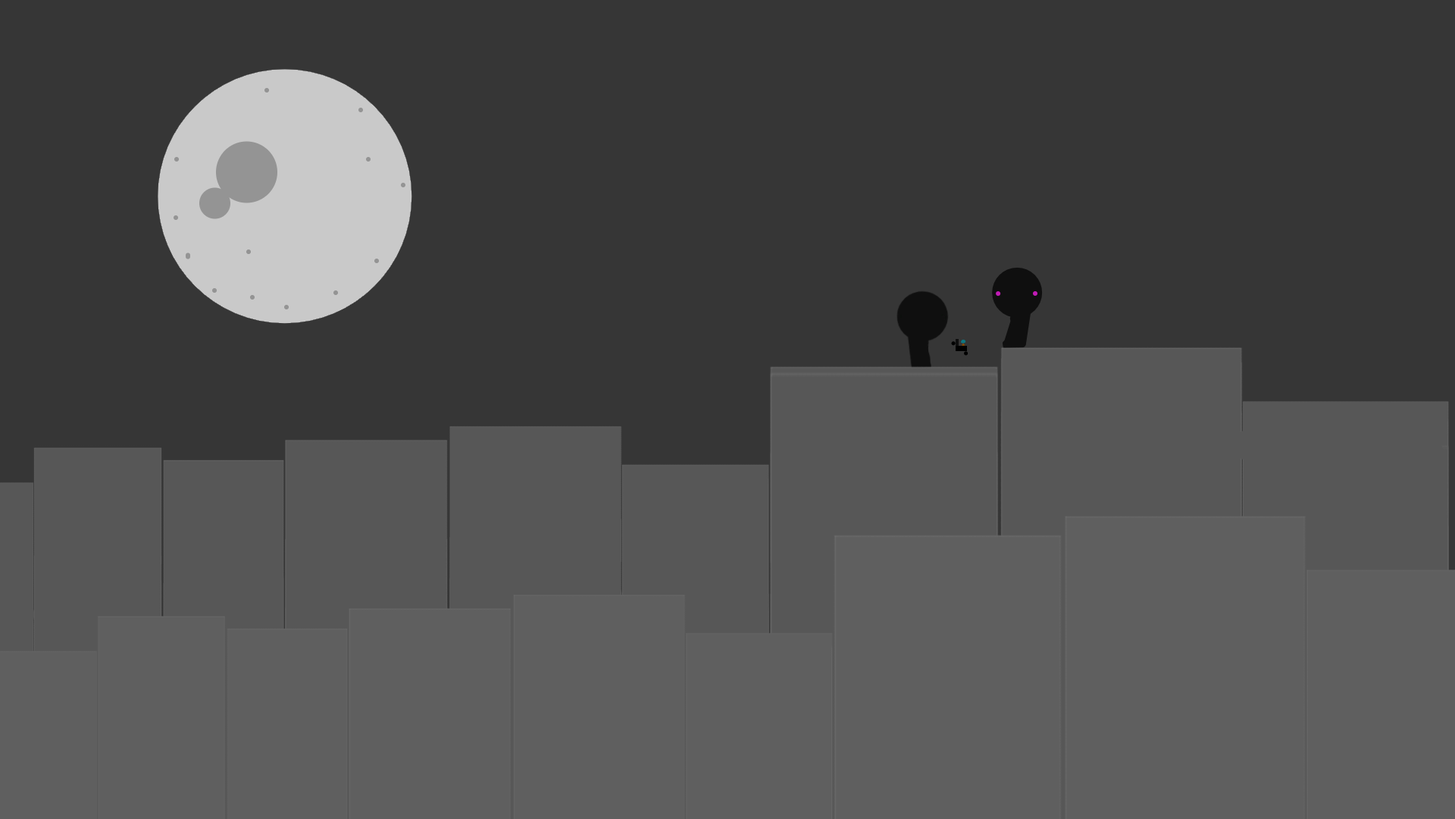
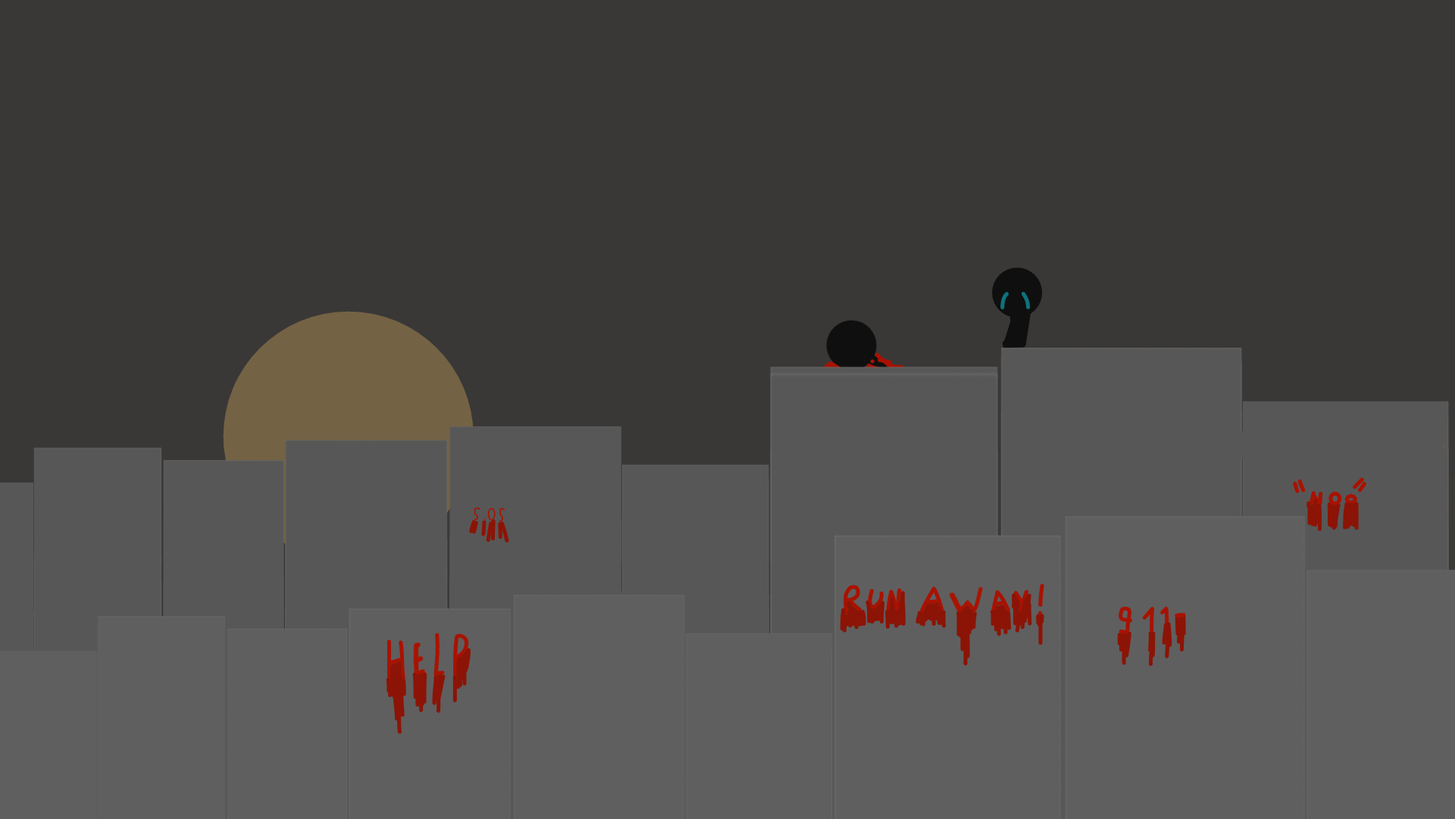
The second w=1455, h=819 image is a revision of the first. Changes to its layers:
hid group "Part 2 (the normal one!" (4 layers) over [0, 0, 1455, 734]
painted on "Part 1" (1st of 3, in "Part 2 (the normal one!") over [33, 485, 1455, 734]
painted on "Part 2" (1st of 2, in "Part 2 (the normal one!") over [0, 291, 1455, 734]
painted on "people" (1st of 2, in "Part 2 (the normal one!") over [0, 0, 1455, 734]
painted on "Moon" over [145, 48, 437, 389]
showed group "Part 1" (2nd of 3) (5 layers) over [0, 0, 1455, 734]
painted on "Txt" over [339, 436, 1367, 734]
painted on "Part 1" (3rd of 3, in "Part 1") over [33, 485, 1455, 734]
painted on "Part 2" (2nd of 2, in "Part 1") over [0, 291, 1455, 734]
painted on "people" (2nd of 2, in "Part 1") over [776, 194, 1068, 437]
painted on "Sun" over [0, 0, 1455, 734]
painted on "Background" over [0, 0, 1455, 734]
